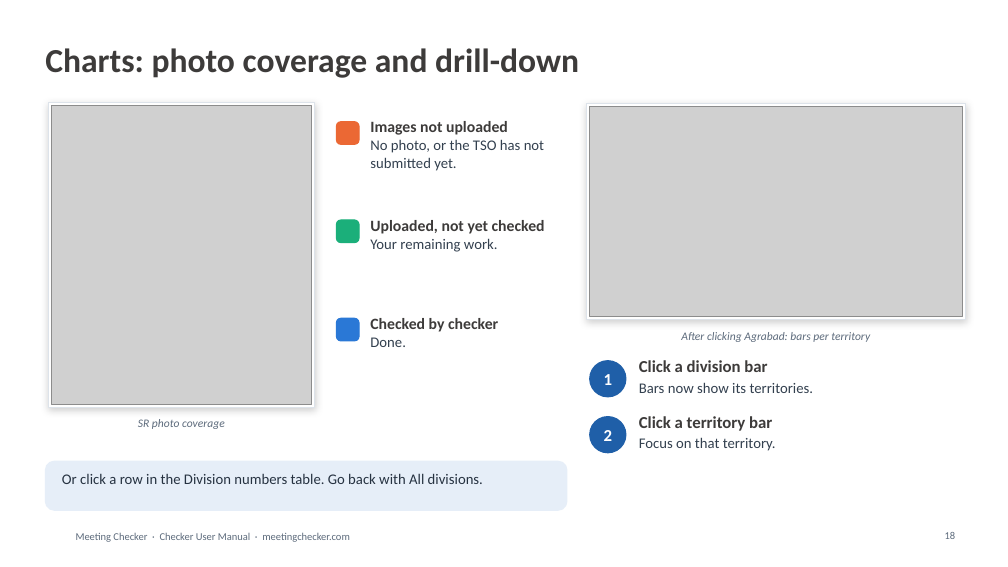
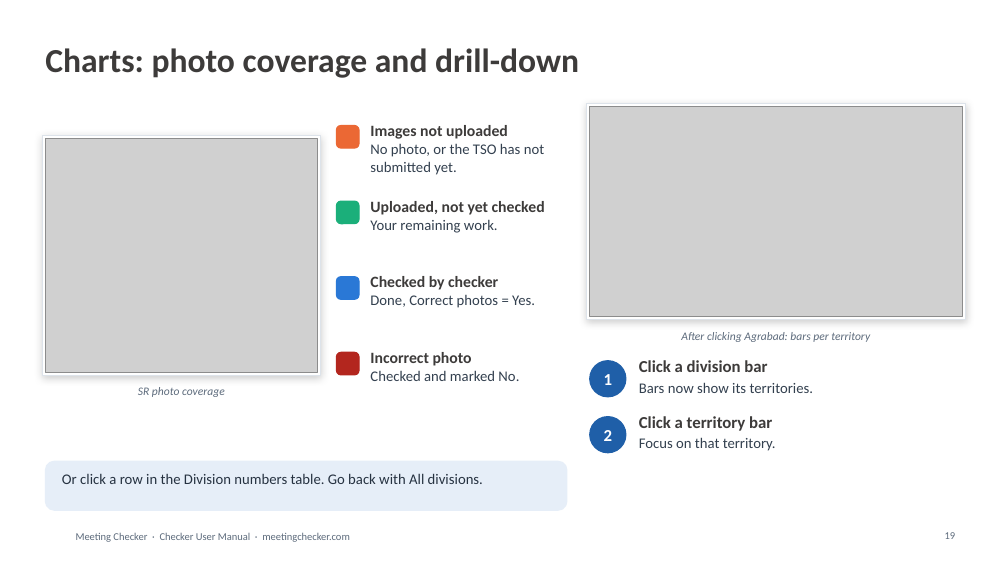
Before and after one commit to asefameerador96-ctrl/Meeting-Checker, a slide deck: slide 19 of docs/user-manuals/Meeting_Checker_Checker_User_Manual.pptx (slide 18 before the commit). Drawn at 1008x567 pixels with LibreOffice and Linux fonts; fonts in the diff are those of the drawing; grey boxes stand for pictures; background and template pictures are left out. Boxes give left, top, right and bottom in pixels: in the first picture for what was removed or moved away, otherwise in the second. Text is boxed around its words. In the diff, an @@ line names an element or a change of style, - is before the commit and + after.

```diff
--- a/docs/user-manuals/Meeting_Checker_Checker_User_Manual.pptx
+++ b/docs/user-manuals/Meeting_Checker_Checker_User_Manual.pptx
@@ rectangle: place and size @@
-rectangle at [48,103,315,408]
+rectangle at [42,135,321,376]
@@ picture: place and size @@
-picture at [51,106,312,405]
+picture at [45,138,318,373]
@@ rounded rectangle: place and size @@
-rounded rectangle at [337,122,359,144]
+rounded rectangle at [337,126,359,148]
@@ text "Images not uploaded": place and size @@
-text "Images not uploaded" at [370,121,544,171]
+text "Images not uploaded" at [370,125,544,175]
@@ rounded rectangle: place and size @@
-rounded rectangle at [337,220,359,243]
+rounded rectangle at [337,201,359,224]
@@ text "Uploaded, not yet checked": place and size @@
-text "Uploaded, not yet checked" at [370,220,545,252]
+text "Uploaded, not yet checked" at [370,201,545,233]
@@ rounded rectangle: place and size @@
-rounded rectangle at [337,318,359,341]
+rounded rectangle at [337,277,359,299]
@@ text at [370,295,535,308]: text changed @@
-Done.
+Done, Correct photos = Yes.
@@ text "Checked by checker": place and size @@
-text "Checked by checker" at [370,318,498,347]
+text "Checked by checker" at [370,276,535,308]
@@ rounded rectangle added at [337,352,359,375], fill #B3261E, outline #B3261E 1 pt @@
@@ text added at [370,352,519,381], 14 pt, text #33404F @@
+Incorrect photo
+Checked and marked No.
@@ text "SR photo coverage": place and size @@
-text "SR photo coverage" at [138,419,225,429]
+text "SR photo coverage" at [138,387,225,397]
```
Also in this commit, not shown: 4 other slides changed, 1 slide added, 24 other files.
